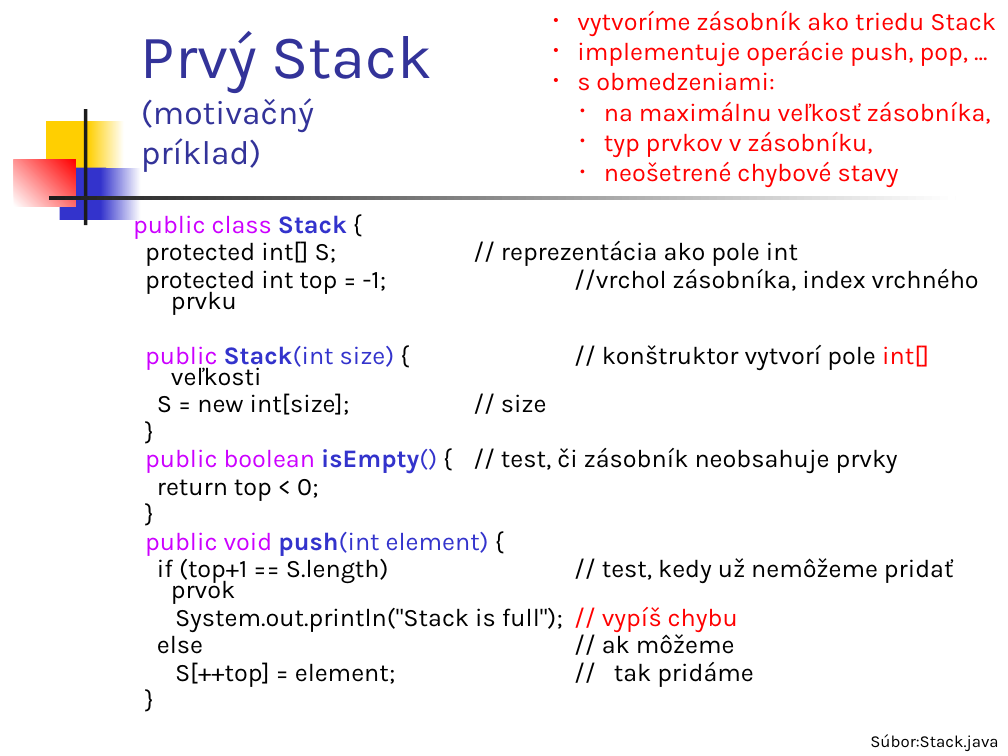
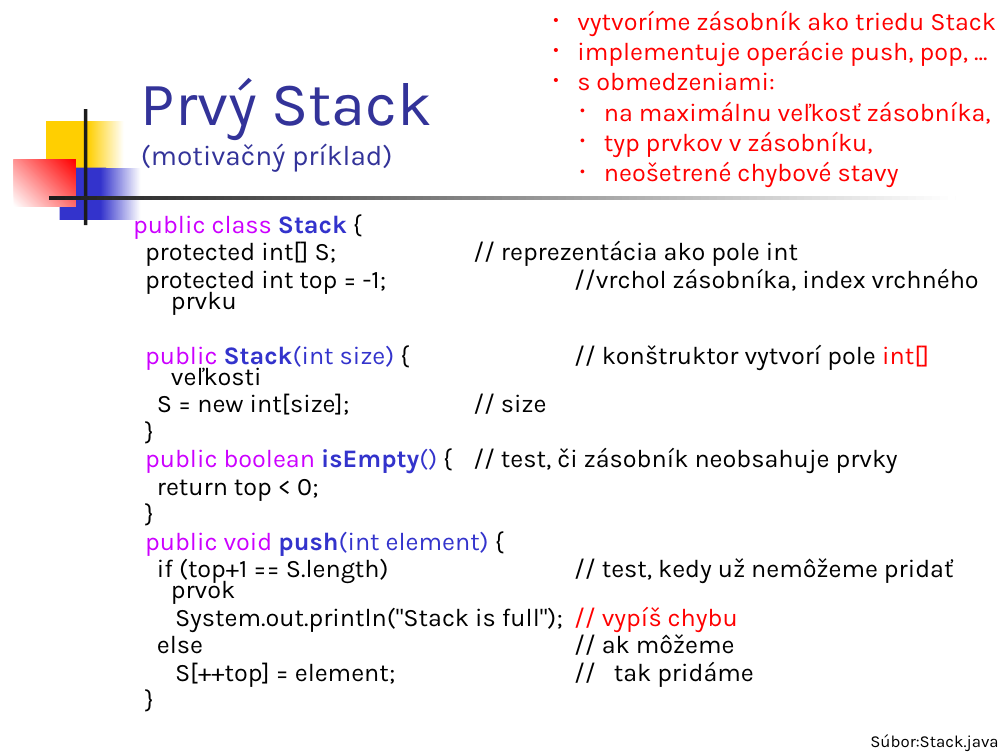
Before and after one commit to Programovanie4/Prednasky, a slide deck: slide 3 of 05/05_java.ppt (slide 8 before the commit). Drawn at 1008x756 pixels with LibreOffice and Linux fonts; fonts in the diff are those of the drawing. Boxes give left, top, right and bottom in pixels: in the first picture for what was removed or moved away, otherwise in the second. Text is boxed around its words. In the diff, an @@ line names an element or a change of style, - is before the commit and + after.

```diff
--- a/05/05_java.ppt
+++ b/05/05_java.ppt
@@ title "Prvý Stack (motivačný príklad)" at box(141, 78, 432, 172): size 24 to 20 pt in "(motivačný príklad)" @@
```
Also in this commit, not shown: 14 other slides changed, 6 slides added, 6 slides removed, 2 other files.
